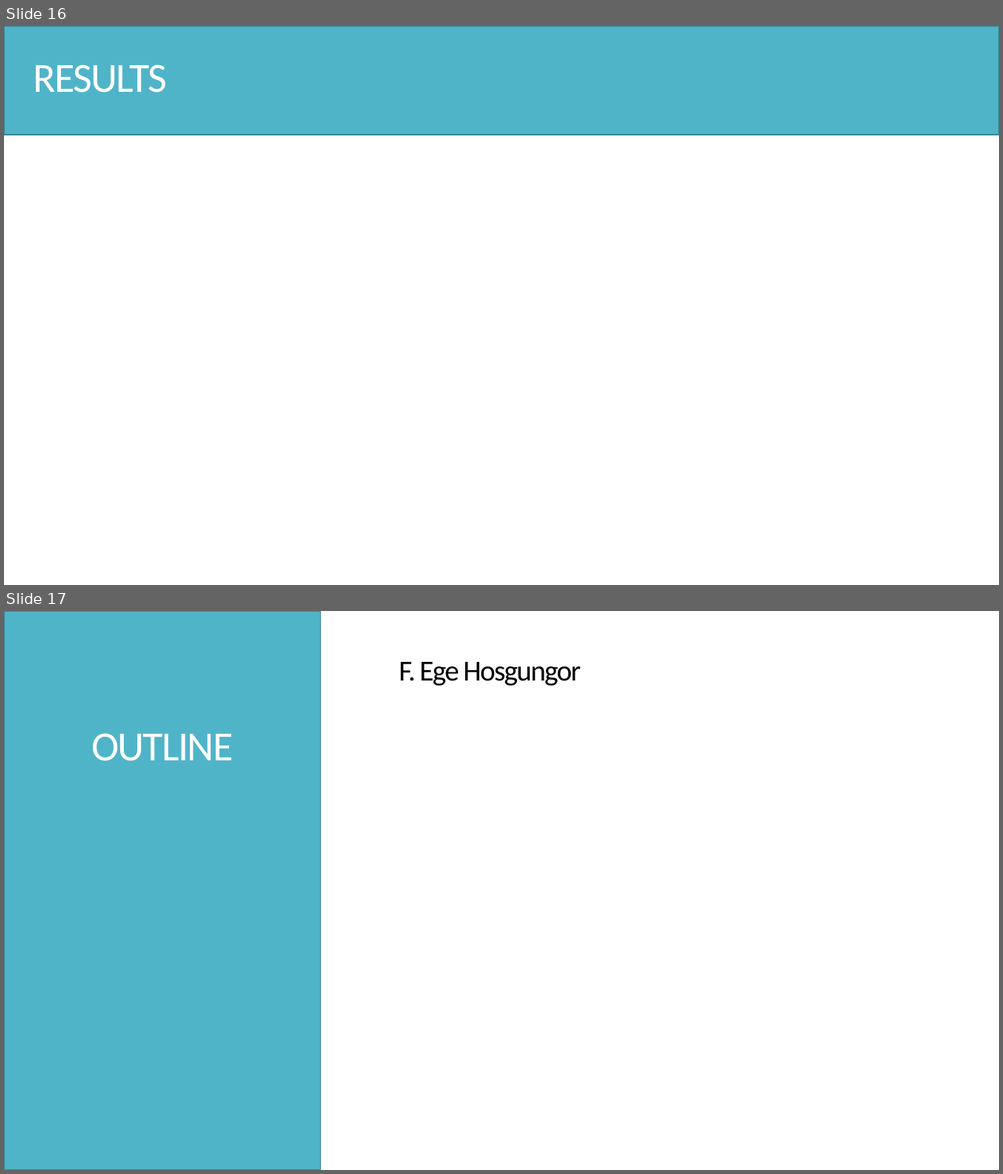
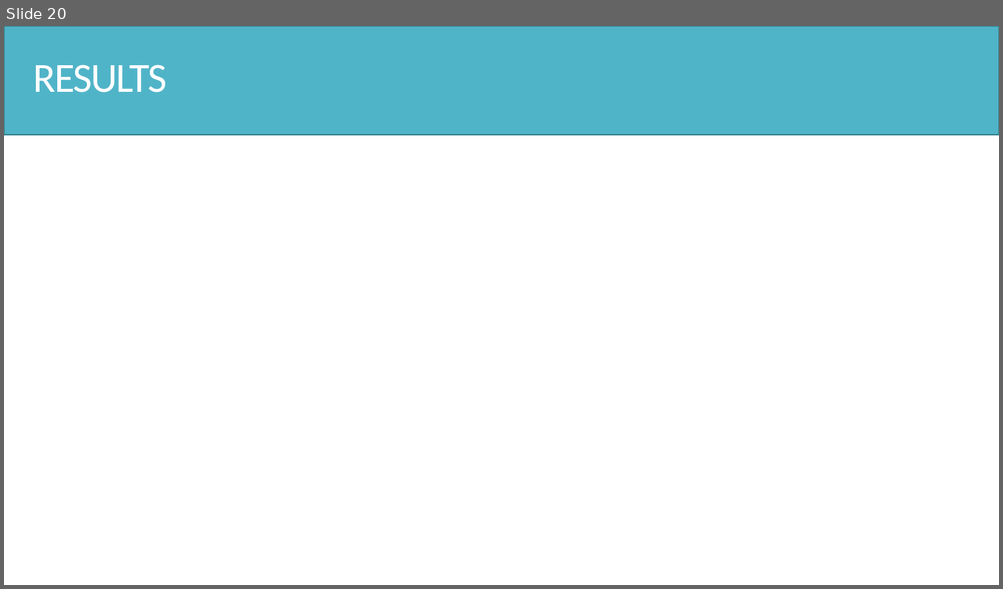
Before and after one commit to Hsgngr/dataiku_income_classification, a slide deck: Task_Presentation.pptx. Shown one above the other, each under a label of ours: slides 16 and 17 before the commit, slide 20 after it. The pictures are 1003x1174 and 1003x589 pixels, drawn with LibreOffice and Linux fonts; fonts in the diff are those of the drawing. Boxes give left, top, right and bottom in pixels: in the first picture for what was removed or moved away, otherwise in the second. Text is boxed around its words. In the diff, an @@ line names an element or a change of style, - is before the commit and + after.

```diff
--- a/Task_Presentation.pptx
+++ b/Task_Presentation.pptx
@@ slide 17 removed at (4, 611, 999, 1170), background #FFFFFF @@
@@ rectangle removed at (4, 611, 320, 1170) @@
@@ text removed at (398, 662, 580, 686) @@
-F. Ege Hosgungor
@@ text removed at (91, 733, 233, 761) @@
-OUTLINE
@@ what was slide 16 is now slide 20 @@
```
Also in this commit, not shown: 5 slides added, 2 other slides removed.
